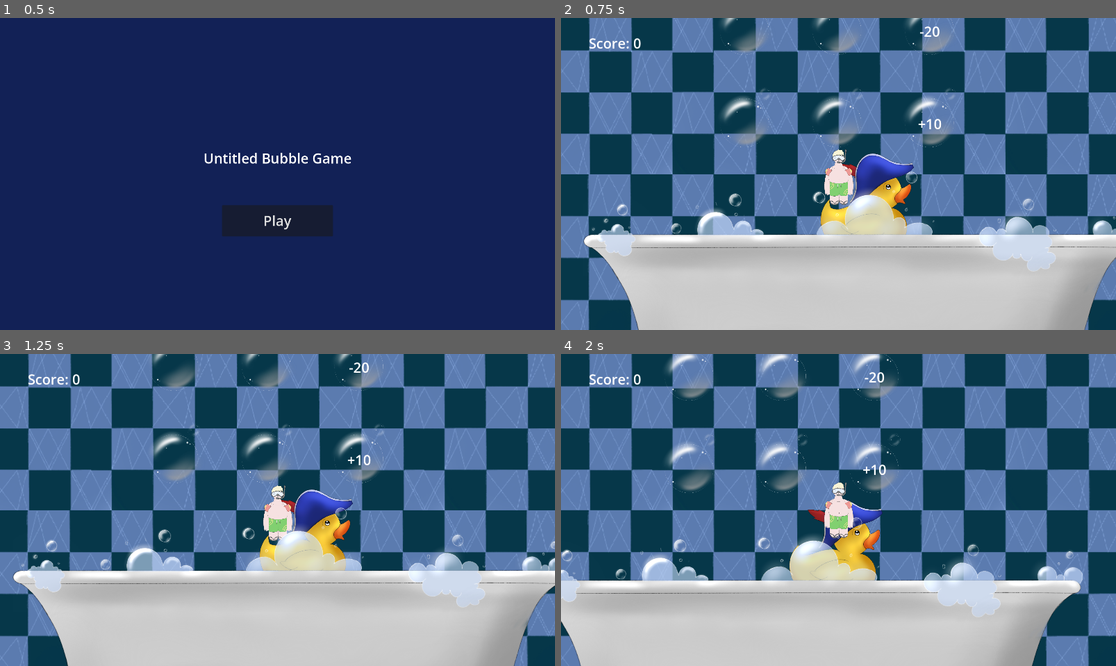
Above: before the commit, frames 1-4 (two rows, left to right).
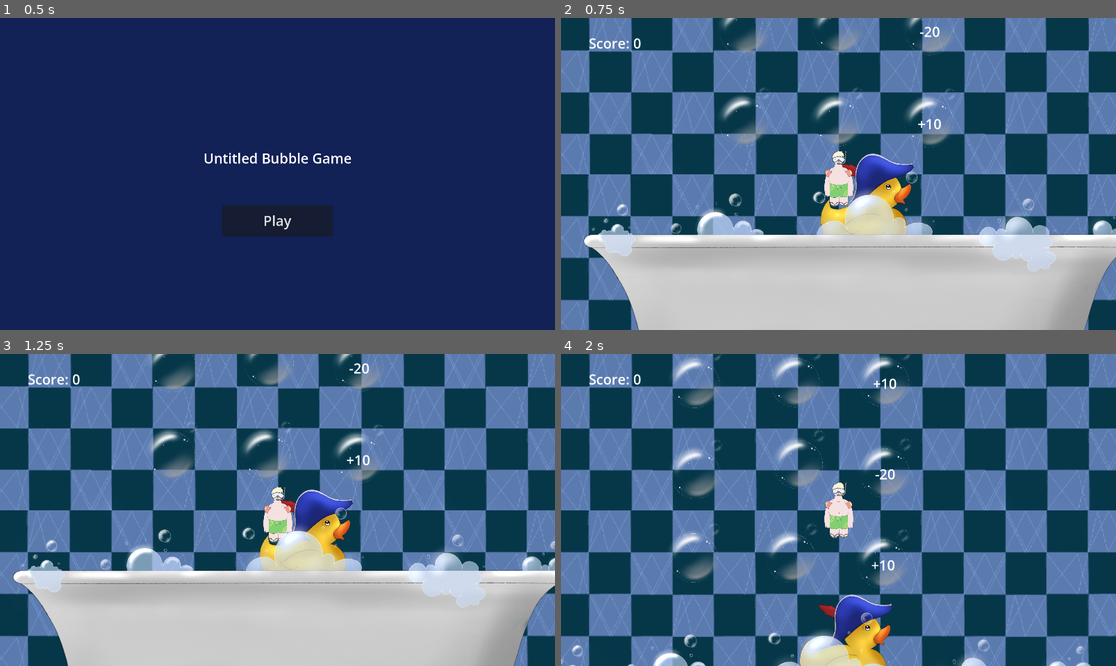
Above: after the commit, the same moments.

Repository: KaterynaKateryna/GlobalGameJam2025-Bubble
Game: Godot game, scene res://src/Scenes/start_screen.tscn
Same seed, same stepped clock (60 frames per second), same inputs: the game is played once before the commit and once after it.
Inputs (mouse positions are in pixels of both pictures, inside the frame that each line leads up to):
- Up to frame 1 (0.5 s): no input
- Up to frame 2 (0.75 s): click "Play" at 0.5 s
- Up to frame 3 (1.25 s): no input
- Up to frame 4 (2 s): move the mouse to (960, 494) at 1.27 s; click (960, 494) at 1.35 s; click (960, 494) at 1.52 s; click (960, 494) at 1.82 s

Frame 1 is identical in both runs. In frame 2, 0.6% of the frame differs, in the area x 28-72%, y 0-61%; in frame 3, 1.2%; in frame 4, 33%, in the area x 0-100%, y 0-100%.

Commit message:
pop bubbles, randomize bubble movement, improve jumping

Diff:
--- a/src/actors/player.gd
+++ b/src/actors/player.gd
@@ -2,10 +2,12 @@
 
 
 const SPEED = 400.0
-const JUMP_VELOCITY_Y = -800.0
-const JUMP_VELOCITY_X = -150.0
+const JUMP_VELOCITY_Y = -900.0
+const JUMP_VELOCITY_X = -180.0
 
 var is_on_duck = false
+var is_on_bubble = false
+var bubble = null
 
 func _ready():
 	var viewport = get_viewport()
@@ -18,6 +20,10 @@
 	if is_on_floor():
 		velocity.x = 0
 
+	if is_on_bubble and bubble:
+		velocity.x = bubble.velocity.x
+		velocity.y = bubble.velocity.y
+
 	if is_on_duck:
 		var duck = get_tree().root.get_node("GameScreen/Duck")
 		velocity.x = duck.velocity.x
@@ -27,18 +33,28 @@
 		velocity += get_gravity() * delta
 
 	# Handle jump.
-	if Input.is_action_just_pressed("jump") and is_on_floor():
+	if Input.is_action_just_pressed("jump") and (is_on_floor() or is_on_bubble):
+		print("jump")
 		velocity.y = JUMP_VELOCITY_Y
 		velocity.x = JUMP_VELOCITY_X
 
 		var mousePosition = get_global_mouse_position()
 		var direction = mousePosition.x - position.x
+		print(direction)
+		if (direction > -75 and direction < 75):
+			velocity.x = 0
+
 		if (direction > 0):
 			velocity.x = velocity.x * -1.0
 
 	move_and_slide()
 
 func _on_bubble_detector_body_entered(body: Node2D) -> void:
+	if velocity.y < 0:
+		return # going up
+	is_on_bubble = true
+	bubble = body
+
 	var modifier = body.get_modifier()
 	print("bubble jumped body ", modifier)
 	var operator = modifier.substr(0,1)
@@ -53,6 +69,12 @@
 	if operator == "%":
 		GameData.score /= operand_int
 
+func _on_bubble_detector_body_exited(body: Node2D) -> void:
+	if is_on_bubble and bubble:
+		is_on_bubble = false
+		bubble.queue_free()
+		bubble = null
+		print("bubble left")
 
 func _on_duck_detector_body_entered(body: Node2D) -> void:
 	is_on_duck = true
--- a/src/actors/player.tscn
+++ b/src/actors/player.tscn
@@ -3,9 +3,8 @@
 [ext_resource type="Script" path="res://src/actors/player.gd" id="1_ecaj2"]
 [ext_resource type="Texture2D" uid="uid://c660a8jhx5lf5" path="res://assets/images/Character_front.png" id="2_trqu5"]
 
-[sub_resource type="CapsuleShape2D" id="CapsuleShape2D_qcwey"]
-radius = 162.0
-height = 638.0
+[sub_resource type="RectangleShape2D" id="RectangleShape2D_fy3sb"]
+size = Vector2(214.25, 27)
 
 [sub_resource type="RectangleShape2D" id="RectangleShape2D_jrmdu"]
 size = Vector2(218, 4)
@@ -22,8 +21,8 @@
 
 [node name="CollisionShape2D" type="CollisionShape2D" parent="."]
 visibility_layer = 2
-position = Vector2(5, 5)
-shape = SubResource("CapsuleShape2D_qcwey")
+position = Vector2(11.875, 294)
+shape = SubResource("RectangleShape2D_fy3sb")
 
 [node name="BubbleDetector" type="Area2D" parent="."]
 collision_layer = 0
@@ -49,6 +48,7 @@
 shape = SubResource("RectangleShape2D_jrmdu")
 
 [connection signal="body_entered" from="BubbleDetector" to="." method="_on_bubble_detector_body_entered"]
+[connection signal="body_exited" from="BubbleDetector" to="." method="_on_bubble_detector_body_exited"]
 [connection signal="body_entered" from="DuckDetector" to="." method="_on_duck_detector_body_entered"]
 [connection signal="body_exited" from="DuckDetector" to="." method="_on_duck_detector_body_exited"]
 [connection signal="body_entered" from="BathDetector" to="." method="_on_bath_detector_body_entered"]
--- a/src/objects/Bubble.tscn
+++ b/src/objects/Bubble.tscn
@@ -4,7 +4,7 @@
 [ext_resource type="Texture2D" uid="uid://dvgvduewao17m" path="res://assets/images/Bubble_1.png" id="1_02w5b"]
 
 [sub_resource type="RectangleShape2D" id="RectangleShape2D_shbx6"]
-size = Vector2(133, 17)
+size = Vector2(154, 17)
 
 [node name="Bubble" type="StaticBody2D"]
 collision_layer = 4
@@ -19,6 +19,8 @@
 [node name="CollisionShape2D" type="CollisionShape2D" parent="."]
 position = Vector2(-4, -39)
 shape = SubResource("RectangleShape2D_shbx6")
+one_way_collision = true
+one_way_collision_margin = 20.0
 
 [node name="ModifierLabel" type="Label" parent="."]
 anchors_preset = 15
--- a/src/objects/bubble.gd
+++ b/src/objects/bubble.gd
@@ -1,19 +1,59 @@
 extends StaticBody2D
 
 @onready var modifier_label = get_node("ModifierLabel")
+@onready var sprite = get_node("Sprite2D")
+
+var previous_position: Vector2
+var velocity: Vector2 = Vector2.ZERO
 
 var modifier = null
+
+var bound_value = 50
+
+var bounds_left
+var bounds_right
+var bounds_top
+var bounds_bottom
 
 # Called when the node enters the scene tree for the first time.
 func _ready() -> void:
 	if modifier:
 		modifier_label.text = modifier
-	pass # Replace with function body.
 
+	previous_position = position
+
+	var center_x = position.x
+	var center_y = position.y
+
+	bounds_left = center_x - bound_value
+	bounds_right = center_x + bound_value
+	bounds_top = center_y - bound_value
+	bounds_bottom = center_y + bound_value
+
+	_move_to_random_position()
+
+func _move_to_random_position():
+	var random_x = randf_range(bounds_left, bounds_right)
+	var random_y = randf_range(bounds_top, bounds_bottom)
+	var target_position = Vector2(random_x, random_y)
+
+	var tween = get_tree().create_tween()
+	tween.tween_property(self, "position", target_position, 3.0)
+
+	# Call this again once the movement is complete
+	tween.finished.connect(_on_tween_finished)
+
+func _on_tween_finished():
+	_move_to_random_position()
 
 # Called every frame. 'delta' is the elapsed time since the previous frame.
-func _process(delta: float) -> void:
-	pass
+func _process(delta):
+	# Calculate velocity by comparing the position change
+	var delta_position = position - previous_position
+	velocity = delta_position / delta  # Velocity = distance / time (frame time)
+
+	# Update previous_position for next frame
+	previous_position = position
 
 func get_modifier():
 	if modifier:
